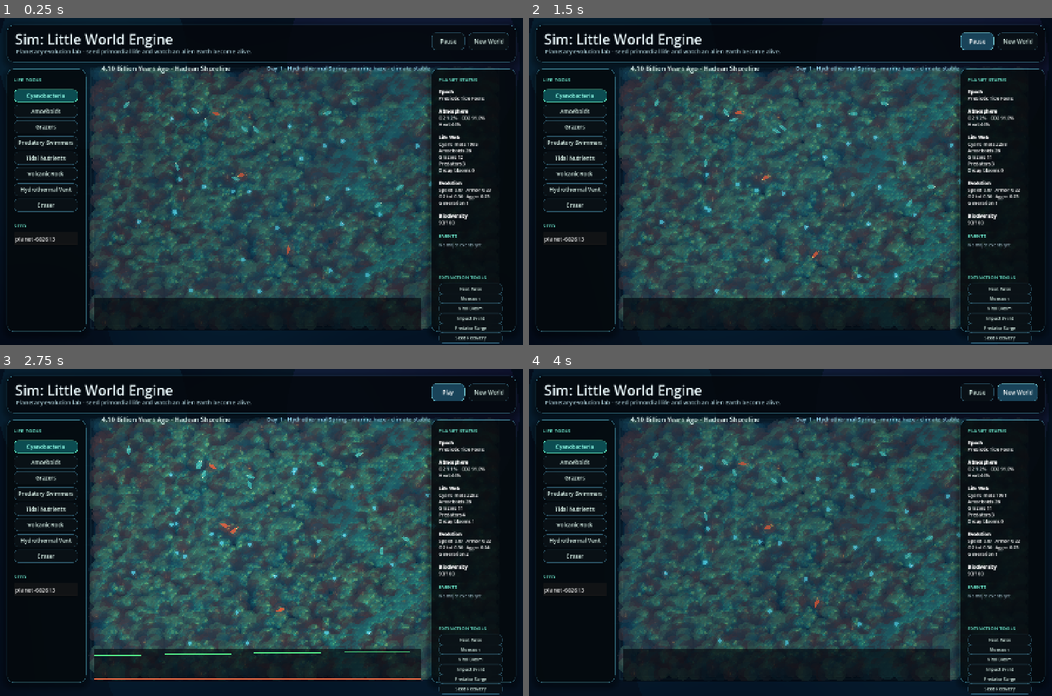
Above: before the commit, frames 1-4 (two rows, left to right).
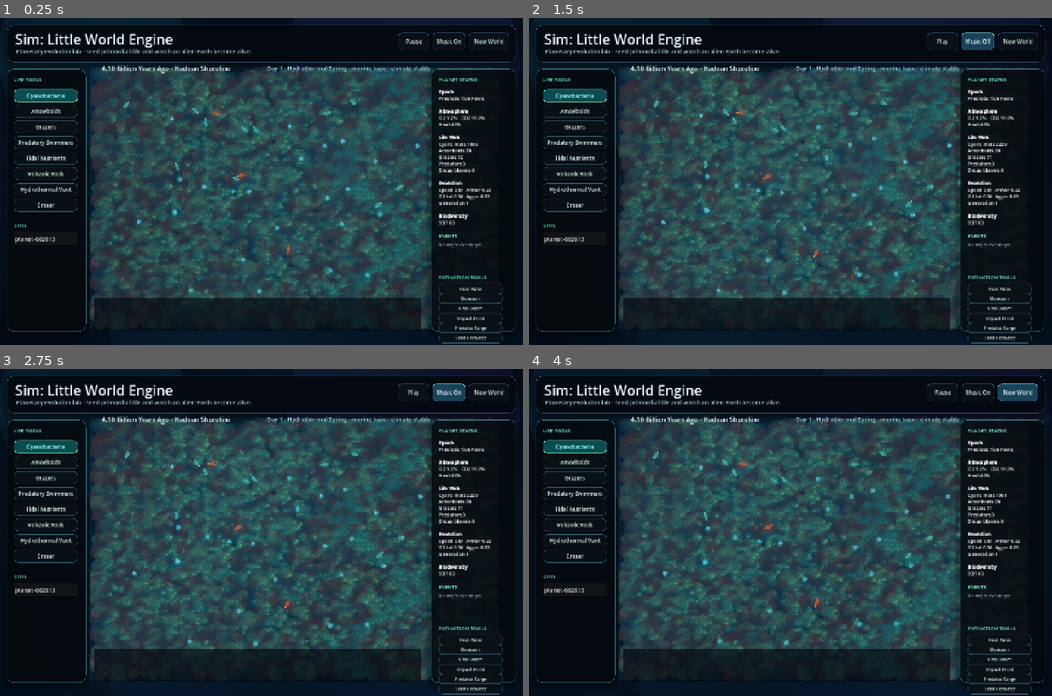
Above: after the commit, the same moments.

Repository: johnswaffles/johnny-chat
Game: Godot game, scene res://scenes/main.tscn
Two runs of this game, one before a commit and one after it. Both use one fixed random seed, a clock stepped at 60 frames per second and the inputs below.
Inputs (mouse positions are in pixels of both pictures, inside the frame that each line leads up to):
- Up to frame 1 (0.25 s): no input
- Up to frame 2 (1.5 s): click "Pause" at 0.5 s; click (978, 40) at 1.25 s, where only the run after the commit has a clickable "Music On"
- Up to frame 3 (2.75 s): click (449, 391) at 2 s, where only the run after the commit has a clickable "Music Off"
- Up to frame 4 (4 s): click "Play" at 2.75 s; click "New World" at 3.5 s

The runs differ from the first frame. In frame 1, 0.1% of the frame differs, in the area x 76-89%, y 4-10%; in frame 2, 0.5%; in frame 3, 2.0%, in the area x 18-94%, y 4-95%; in frame 4, 0.2%.

Commit message:
Add cozy builder music to sim

Diff:
--- a/games/sim-little-world-godot/scripts/main.gd
+++ b/games/sim-little-world-godot/scripts/main.gd
@@ -5,6 +5,7 @@
 const PopulationGraph = preload("res://scripts/graphs/population_graph.gd")
 const GlassTheme = preload("res://scripts/ui/glass_theme.gd")
 const OceanHazeShader = preload("res://shaders/ocean_haze.gdshader")
+const MUSIC_STREAM_PATH := "res://assets/audio/Sunrise Over Tiny Blocks (2).mp3"
 
 var sim := PlanetSimulation.new()
 var renderer := PlanetRenderer.new()
@@ -26,11 +27,16 @@
 var tool_state_label: Label
 var graph: Control
 var tool_buttons: Array[Button] = []
+var music_player: AudioStreamPlayer
+var music_button: Button
+var music_start_pending := false
+var music_enabled := true
 
 
 func _ready() -> void:
 	sim.seed_text = "planet-%d" % randi_range(1000, 999999)
 	_build_haze_overlay()
+	_create_music_player()
 	_build_ui()
 	sim.new_world(sim.seed_text)
 	_update_ui()
@@ -54,6 +60,7 @@
 
 
 func _input(event: InputEvent) -> void:
+	_maybe_start_music_from_user_gesture(event)
 	if event is InputEventMouseButton and event.button_index == MOUSE_BUTTON_LEFT:
 		paint_down = event.pressed
 		if event.pressed:
@@ -89,11 +96,14 @@
 	subtitle.modulate = Color("#a7c9d2")
 	ui.add_child(subtitle)
 
-	var play := _button("Pause", Vector2(1188, 40), Vector2(92, 48))
+	var play := _button("Pause", Vector2(1096, 40), Vector2(86, 48))
 	play.pressed.connect(func() -> void:
 		running = not running
 		play.text = "Pause" if running else "Play"
 	)
+
+	music_button = _button("Music On", Vector2(1190, 40), Vector2(92, 48))
+	music_button.pressed.connect(_toggle_music)
 
 	var fresh := _button("New World", Vector2(1290, 40), Vector2(112, 48))
 	fresh.pressed.connect(func() -> void:
@@ -183,6 +193,60 @@
 	material.shader = OceanHazeShader
 	haze.material = material
 	add_child(haze)
+
+
+func _create_music_player() -> void:
+	music_player = AudioStreamPlayer.new()
+	music_player.volume_db = -12.0
+	add_child(music_player)
+	_load_music_stream()
+	music_start_pending = music_player.stream != null
+
+
+func _load_music_stream() -> void:
+	if not is_instance_valid(music_player):
+		return
+	if not ResourceLoader.exists(MUSIC_STREAM_PATH):
+		music_player.stream = null
+		return
+	var stream := load(MUSIC_STREAM_PATH)
+	if stream is AudioStreamMP3:
+		stream.loop = true
+	music_player.stream = stream
+
+
+func _maybe_start_music_from_user_gesture(event: InputEvent) -> void:
+	if not music_start_pending or not music_enabled:
+		return
+	if not is_instance_valid(music_player) or music_player.stream == null:
+		return
+	var should_start := false
+	if event is InputEventKey and event.pressed and not event.echo:
+		should_start = true
+	elif event is InputEventMouseButton and event.pressed:
+		should_start = true
+	elif event is InputEventScreenTouch and event.pressed:
+		should_start = true
+	if not should_start:
+		return
+	music_start_pending = false
+	if not music_player.playing:
+		music_player.play()
+
+
+func _toggle_music() -> void:
+	if not is_instance_valid(music_player):
+		return
+	if music_player.stream == null:
+		_load_music_stream()
+	music_enabled = not music_enabled
+	if music_enabled and music_player.stream != null:
+		music_start_pending = false
+		music_player.play()
+	else:
+		music_player.stop()
+	if music_button:
+		music_button.text = "Music On" if music_enabled else "Music Off"
 
 
 func _button(text: String, pos: Vector2, size: Vector2) -> Button:
--- a/games/sim-little-world-godot/scripts/simulation/planet_simulation.gd
+++ b/games/sim-little-world-godot/scripts/simulation/planet_simulation.gd
@@ -292,7 +292,7 @@
 	var dir: Vector2 = (target - organism.pos).normalized()
 	if dir.length() == 0.0:
 		dir = _random_vec(1.0).normalized()
-	var turn_rate := clamp(0.03 + speed * 0.00012, 0.035, 0.055)
+	var turn_rate: float = clamp(0.03 + speed * 0.00012, 0.035, 0.055)
 	organism.vel = organism.vel.lerp(dir, turn_rate).normalized()
 	var next: Vector2 = organism.pos + organism.vel * speed * delta
 	var c := cell_at_world(next)
Not shown, added: games/sim-little-world-godot/assets/audio/Sunrise Over Tiny Blocks (2).mp3.import
Not shown, added: games/sim-little-world-godot/assets/audio/Sunrise Over Tiny Blocks (2).mp3
Not shown, changed: public/sim/index.html
Not shown, changed: public/sim/index.pck
